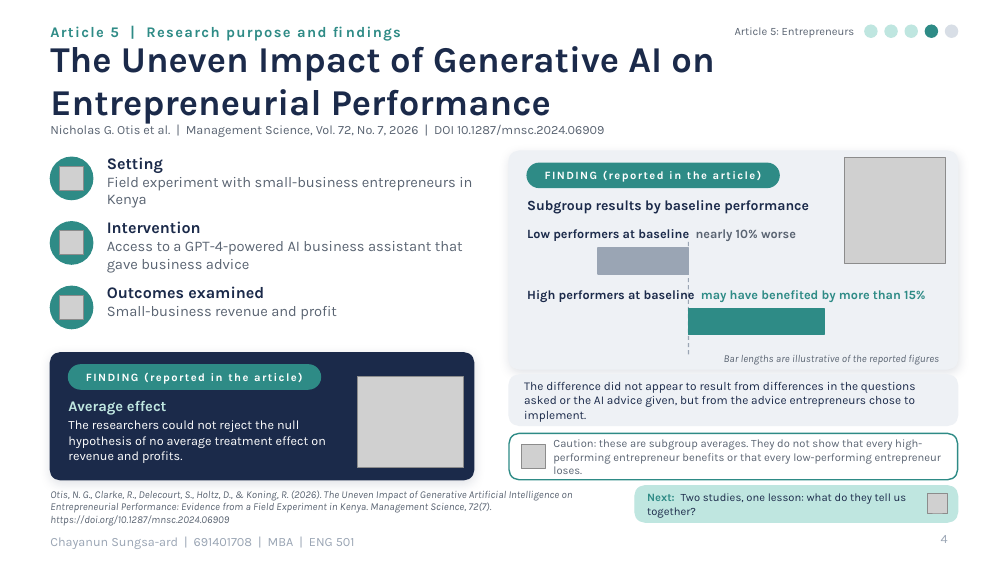
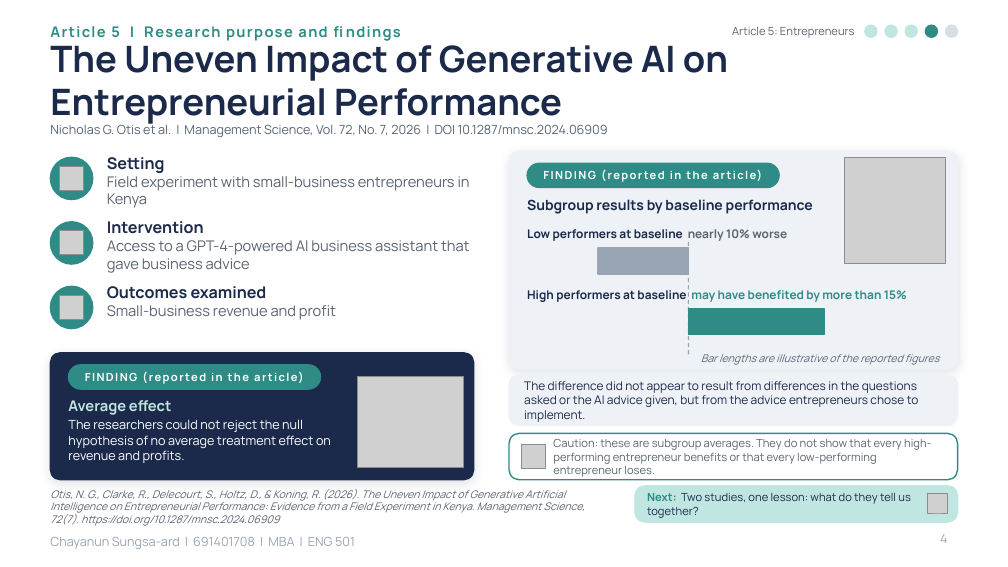
Before and after one commit to tungao06/slide-present-en, a slide deck: slide 4 of presentation/AI_Work_Performance_ENG501.pptx. Drawn at 1008x567 pixels with LibreOffice and Linux fonts; fonts in the diff are those of the drawing; grey boxes stand for pictures; background and template pictures are left out. Boxes give left, top, right and bottom in pixels: in the first picture for what was removed or moved away, otherwise in the second. Text is boxed around its words. In the diff, an @@ line names an element or a change of style, - is before the commit and + after.

```diff
--- a/presentation/AI_Work_Performance_ENG501.pptx
+++ b/presentation/AI_Work_Performance_ENG501.pptx
@@ text "Low performers at baseline nearly ..." at [527,229,787,241]: size 9 to 8.5 pt, font Karla to Manrope @@
@@ text "High performers at baseline may ..." at [527,290,907,302]: size 9 to 8.5 pt, font Karla to Manrope @@
@@ font Karla to Manrope in 18 elements at [50,26,327,41], [50,39,728,126], [732,27,854,38], [50,122,608,137], [107,157,470,208], [107,221,470,273], [107,286,336,320], [69,365,321,389], [68,400,171,415], [68,419,331,463], [527,163,779,187], [527,199,813,214], [701,354,939,365], [524,381,919,422], [553,439,931,477], [50,489,585,526], [647,493,911,518], [50,537,355,549] @@
```
Also in this commit, not shown: 9 other slides changed, 13 other files.
